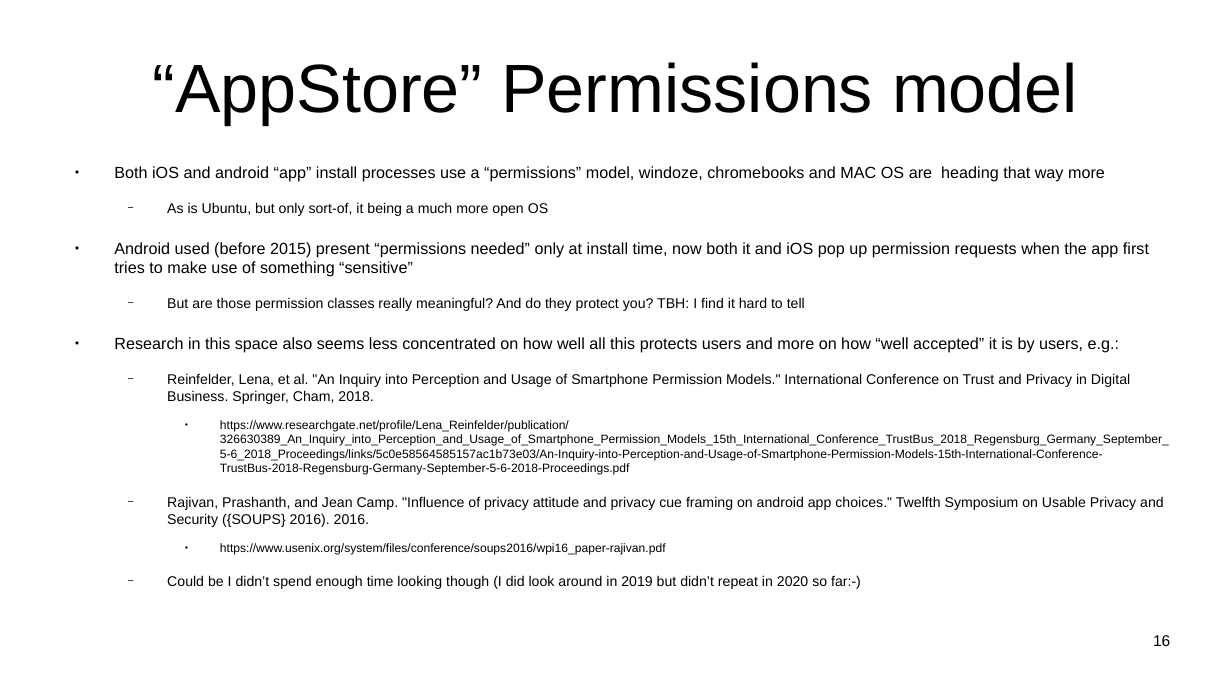
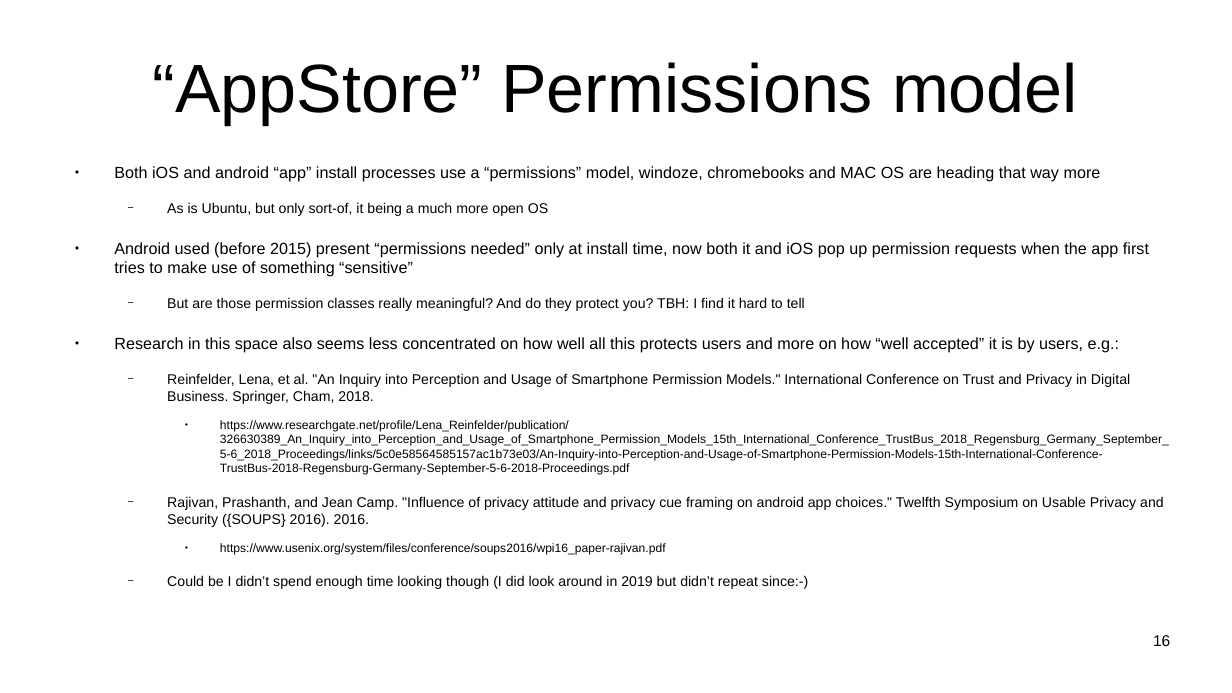
Before and after one commit to sftcd/witidtm, a slide deck: slide 16 of lectures/2021-2022/400-machines.odp. Drawn at 1232x693 pixels with LibreOffice and Linux fonts; fonts in the diff are those of the drawing. Boxes give left, top, right and bottom in pixels: in the first picture for what was removed or moved away, otherwise in the second. Text is boxed around its words. In the diff, an @@ line names an element or a change of style, - is before the commit and + after.

```diff
--- a/lectures/2021-2022/400-machines.odp
+++ b/lectures/2021-2022/400-machines.odp
@@ text at [167, 575, 808, 589]: text changed @@
-  − Could be I didn’t spend enough time looking though (I did look around in 2019 but didn’t repeat in 2020 so far:-)
+  − Could be I didn’t spend enough time looking though (I did look around in 2019 but didn’t repeat since:-)
```
Also in this commit, not shown: 7 other slides changed, 3 other files.
